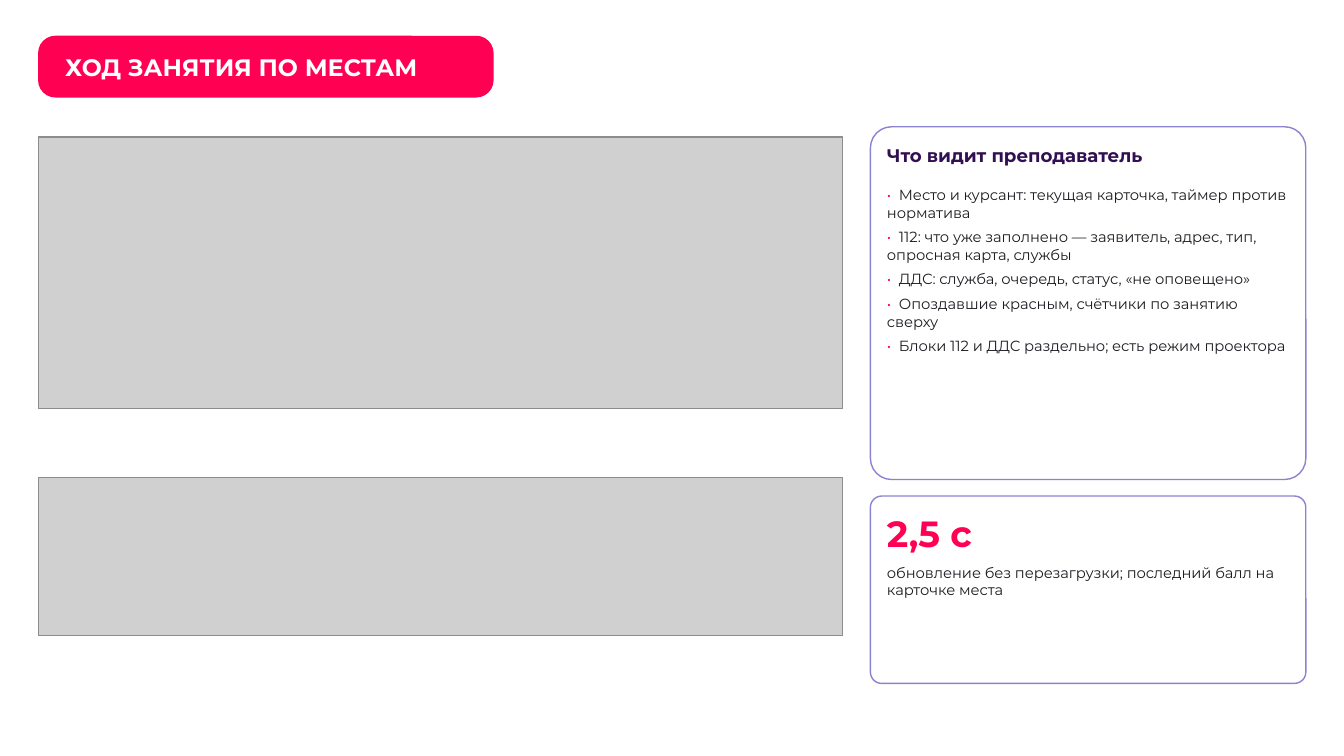
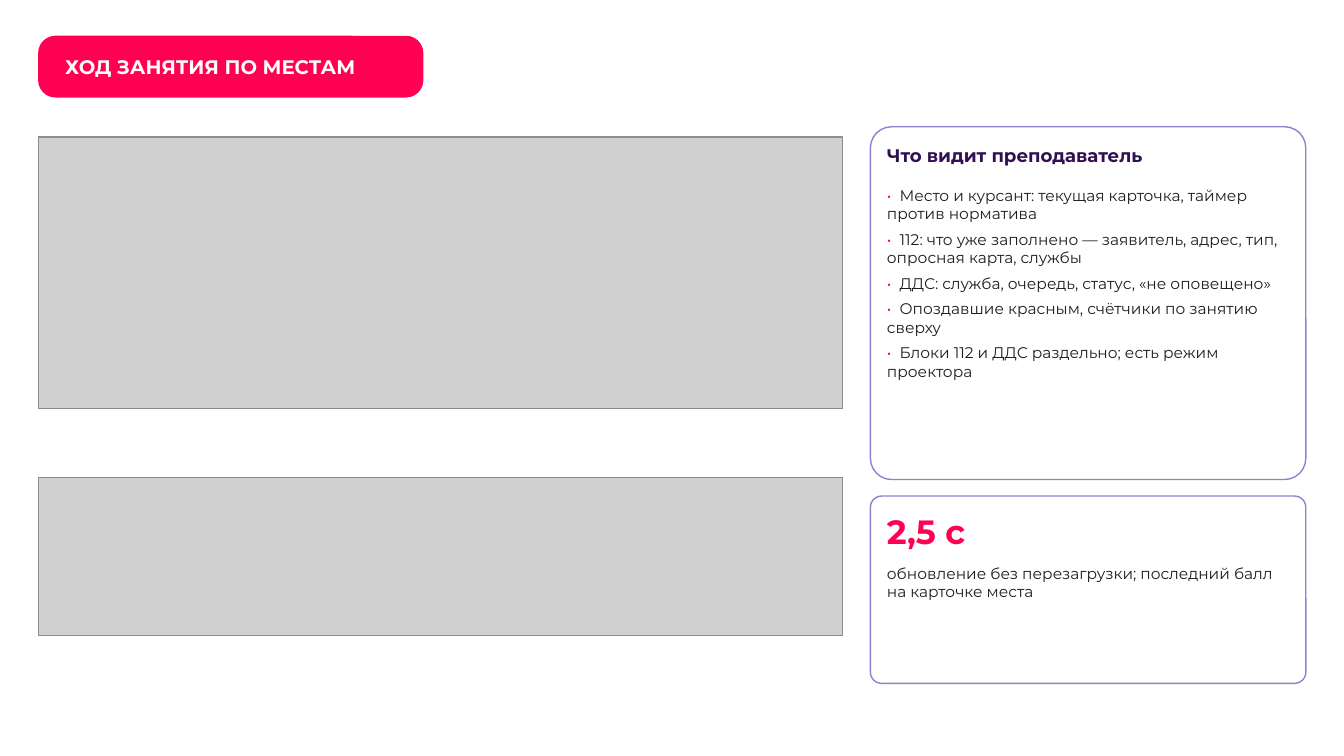
Before and after one commit to Den4ikAI/arm112-trainer_final, a slide deck: slide 16 of docs/презентация.pptx. Drawn at 1344x756 pixels with LibreOffice and Linux fonts; fonts in the diff are those of the drawing; grey boxes stand for pictures; background and template pictures are left out. Boxes give left, top, right and bottom in pixels: in the first picture for what was removed or moved away, otherwise in the second. Text is boxed around its words. In the diff, an @@ line names an element or a change of style, - is before the commit and + after.

```diff
--- a/docs/презентация.pptx
+++ b/docs/презентация.pptx
@@ rounded rectangle "ХОД ЗАНЯТИЯ ПО МЕСТАМ": place and size @@
-rounded rectangle "ХОД ЗАНЯТИЯ ПО МЕСТАМ" at box(38, 35, 494, 97)
+rounded rectangle "ХОД ЗАНЯТИЯ ПО МЕСТАМ" at box(38, 35, 423, 97)
@@ rounded rectangle "ХОД ЗАНЯТИЯ ПО МЕСТАМ" at box(38, 35, 423, 97): size 17 to 14 pt @@
@@ text "• Место и курсант: текущая ..." at box(887, 189, 1278, 380): size 10.5 to 11 pt @@
@@ text "2,5 с" at box(887, 520, 965, 550): size 26 to 24 pt @@
@@ text "обновление без перезагрузки; последний балл ..." at box(887, 567, 1273, 600): size 10.5 to 11 pt @@
```
Also in this commit, not shown: 22 other slides changed, 4 other files.
